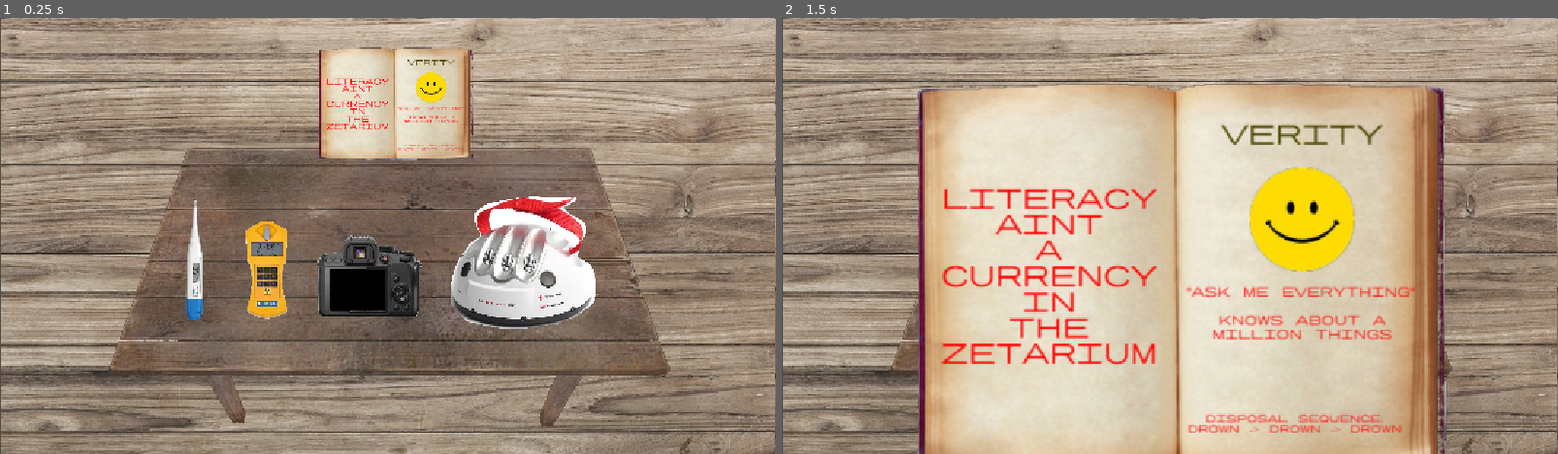
Above: before the commit, frames 1-2 (left to right).
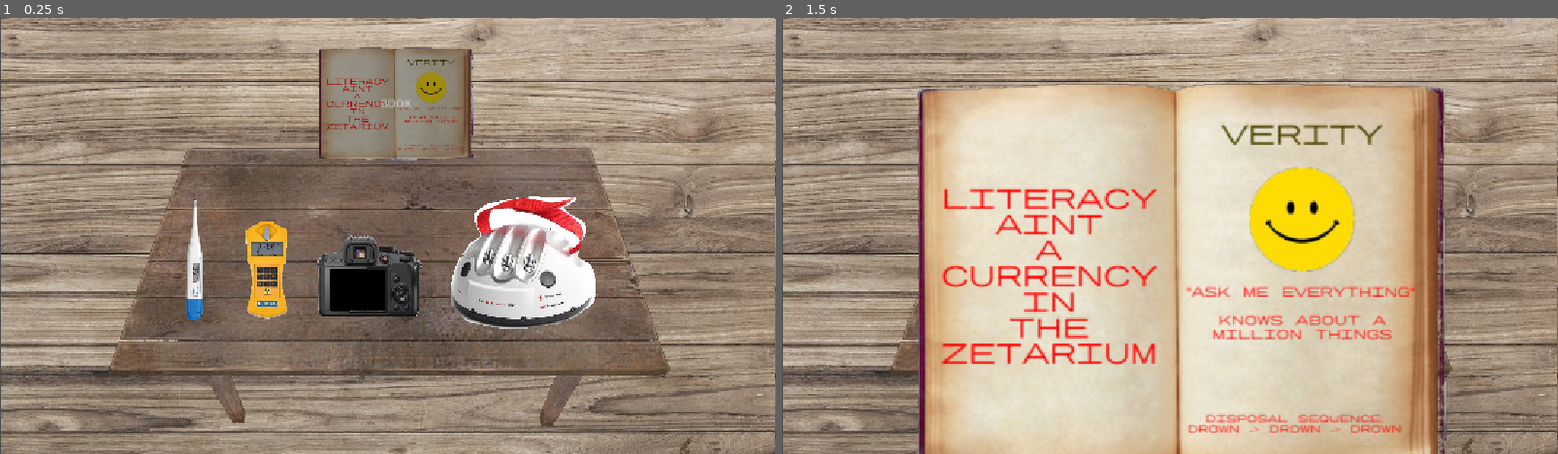
Above: after the commit, the same moments.

Repository: Birdyness/Hands-On-Z-P-
Game: Godot game, scene res://Scenes/workspace.tscn
Two runs of this game, one before a commit and one after it. Both use one fixed random seed, a clock stepped at 60 frames per second and the inputs below. The engine's default icon, where the game draws it, is replaced by a stand-in: a white triangle on a blue panel in a dark square.
Inputs (mouse positions are in pixels of both pictures, inside the frame that each line leads up to):
- Up to frame 1 (0.25 s): no input
- Up to frame 2 (1.5 s): click (1309, 262) at 0.52 s; click (1177, 105) at 1.25 s

The runs differ from the first frame. In frame 1, 4.9% of the frame differs, in the area x 41-61%, y 7-33%; in frame 2, nothing differs.

Commit message:
babaaaaaaam itemboard working

Diff:
--- a/Scenes/book.tscn
+++ b/Scenes/book.tscn
@@ -9,13 +9,6 @@
 [node name="Book" type="Area2D" unique_id=1263288706]
 script = ExtResource("1_khdek")
 
-[node name="Button" type="Button" parent="." unique_id=828813190]
-self_modulate = Color(1, 1, 1, 0)
-offset_left = -113.0
-offset_top = -82.0
-offset_right = 113.60979
-offset_bottom = 81.0
-
 [node name="Book" type="Sprite2D" parent="." unique_id=1461274022]
 position = Vector2(0.8181762, 0.5909118)
 scale = Vector2(0.34735364, 0.34735367)
@@ -25,4 +18,12 @@
 position = Vector2(1.5, 1)
 shape = SubResource("RectangleShape2D_g4v7s")
 
+[node name="Button" type="Button" parent="." unique_id=828813190]
+self_modulate = Color(1, 1, 1, 0.6901961)
+offset_left = -113.0
+offset_top = -82.0
+offset_right = 113.60979
+offset_bottom = 81.0
+text = "BOOK"
+
 [connection signal="pressed" from="Button" to="." method="_on_button_pressed"]
--- a/Scenes/bookInside.tscn
+++ b/Scenes/bookInside.tscn
@@ -14,13 +14,22 @@
 scale = Vector2(1.1925997, 1.1925997)
 texture = ExtResource("1_skadl")
 
-[node name="CollisionShape2D" type="CollisionShape2D" parent="." unique_id=1043165150]
-position = Vector2(-4.5, -14)
-shape = SubResource("RectangleShape2D_g4v7s")
+[node name="Exit" type="Button" parent="." unique_id=161926578]
+self_modulate = Color(1, 1, 1, 0)
+offset_left = -1010.0
+offset_top = -692.0
+offset_right = 891.0
+offset_bottom = 633.0
 
-[node name="Button" type="Button" parent="." unique_id=1058103749]
+[node name="Interact" type="Button" parent="." unique_id=1058103749]
 self_modulate = Color(1, 1, 1, 0)
 offset_left = -403.0
 offset_top = -293.0
 offset_right = 392.0
 offset_bottom = 263.0
+
+[node name="CollisionShape2D" type="CollisionShape2D" parent="." unique_id=1043165150]
+position = Vector2(-4.5, -14)
+shape = SubResource("RectangleShape2D_g4v7s")
+
+[connection signal="pressed" from="Exit" to="." method="_on_exit_pressed"]
--- a/Scenes/workspace.tscn
+++ b/Scenes/workspace.tscn
@@ -6,6 +6,7 @@
 [ext_resource type="Texture2D" uid="uid://dgqri674up3sh" path="res://Assets/Wall.jpg" id="2_dbjx3"]
 [ext_resource type="PackedScene" uid="uid://dfktmoxgmccx6" path="res://Scenes/lie_detector.tscn" id="2_hx0c2"]
 [ext_resource type="PackedScene" uid="uid://xp0yvucdqfro" path="res://Scenes/book.tscn" id="3_j6iwe"]
+[ext_resource type="Texture2D" uid="uid://b6g2pu52oasj0" path="res://icon.svg" id="3_qya5s"]
 [ext_resource type="PackedScene" uid="uid://dn7tcrqefy4d1" path="res://Scenes/geiger.tscn" id="5_2gp45"]
 [ext_resource type="PackedScene" uid="uid://bfmqasnqtf5j7" path="res://Scenes/thermometer.tscn" id="6_hq336"]
 [ext_resource type="PackedScene" uid="uid://djyy664kubtv8" path="res://Scenes/bookInside.tscn" id="7_2gp45"]
@@ -34,6 +35,11 @@
 rotation = 1.5707964
 scale = Vector2(1.3435832, 1.803578)
 texture = ExtResource("2_dbjx3")
+
+[node name="Icon" type="Sprite2D" parent="." unique_id=1665860628]
+position = Vector2(583, -358)
+scale = Vector2(1.859375, 1.90625)
+texture = ExtResource("3_qya5s")
 
 [node name="BookInside" parent="." unique_id=1529383147 instance=ExtResource("7_2gp45")]
 visible = false
--- a/Scripts/Node Scripts/book_inside.gd
+++ b/Scripts/Node Scripts/book_inside.gd
@@ -20,3 +20,10 @@
 	show()
 	move_to_front()
 	book_open = true
+
+
+func _on_exit_pressed() -> void:
+	hide()
+	get_parent().move_child(self, 0)
+	book_open = false
+	book_close.emit()
